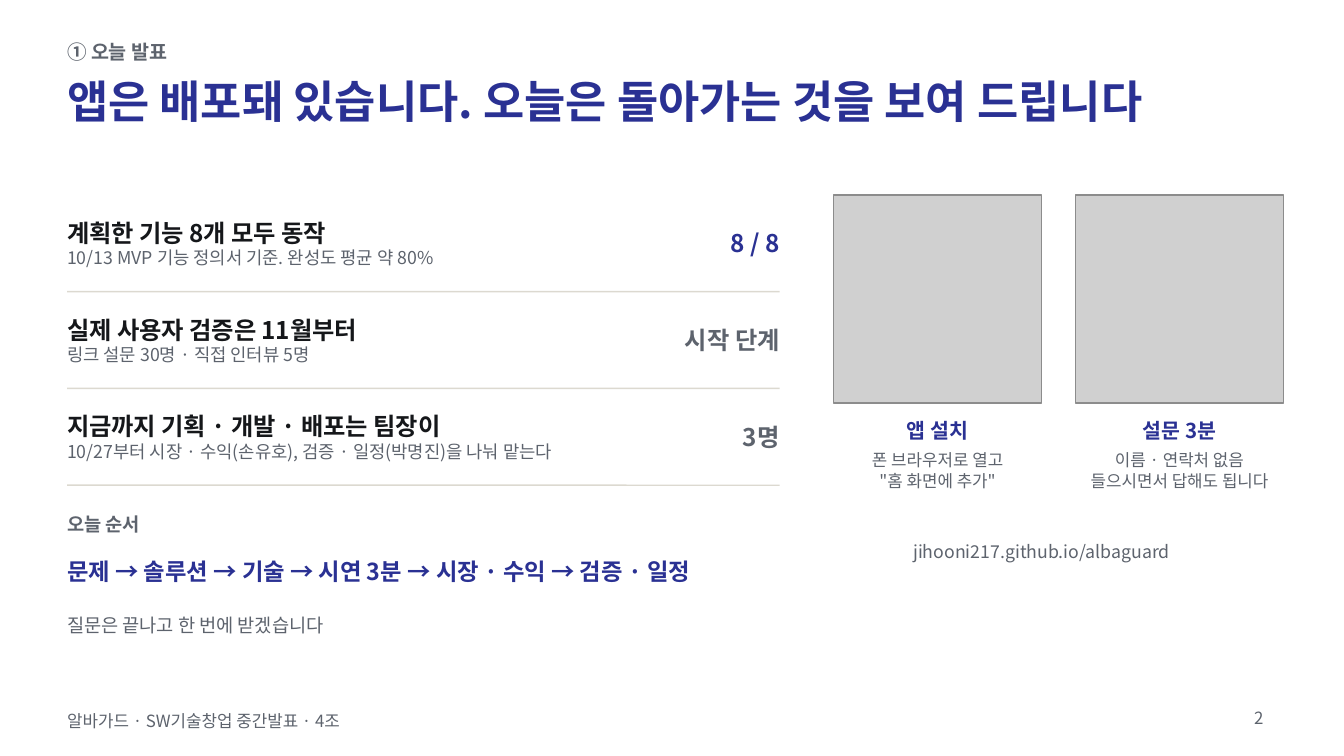
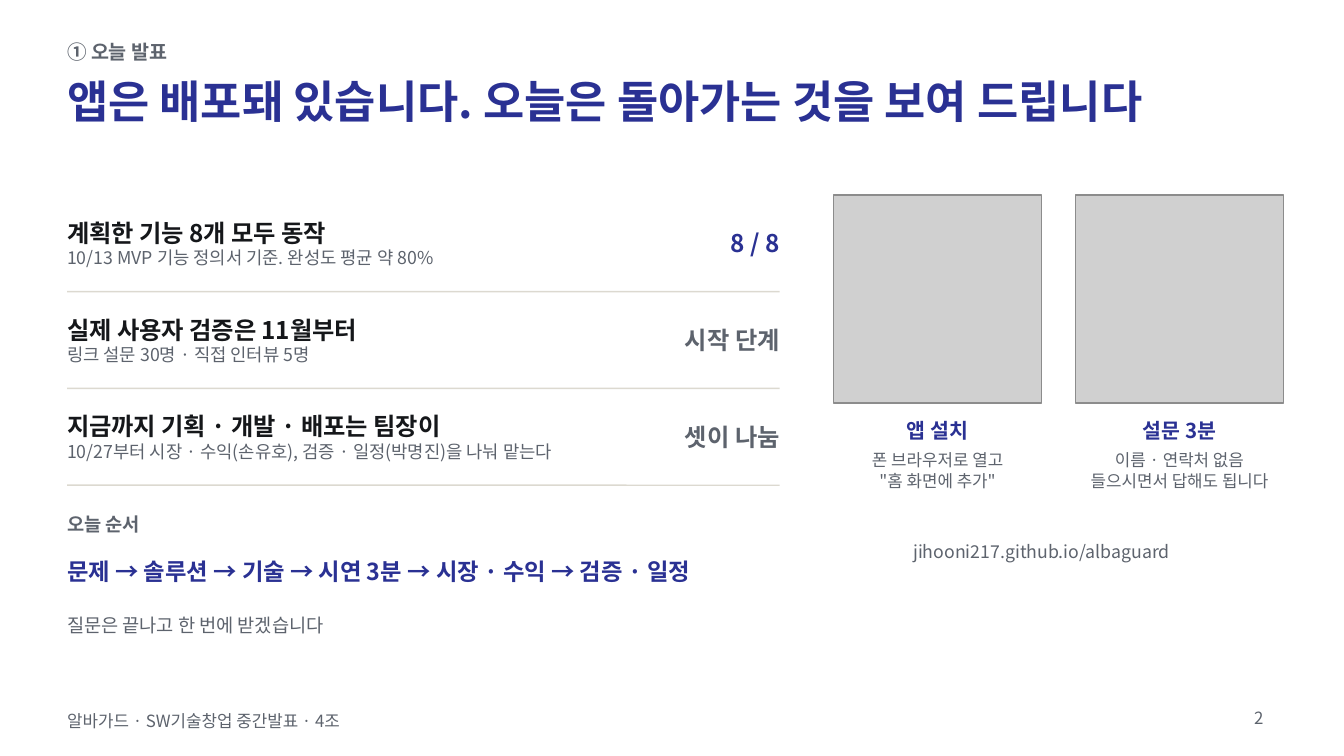
Before and after one commit to jihooni217/albaguard, a slide deck: slide 2 of docs/06_중간발표_PPT.pptx. Drawn at 1344x756 pixels with LibreOffice and Linux fonts; fonts in the diff are those of the drawing; grey boxes stand for pictures. Boxes give left, top, right and bottom in pixels: in the first picture for what was removed or moved away, otherwise in the second. Text is boxed around its words. In the diff, an @@ line names an element or a change of style, - is before the commit and + after.

```diff
--- a/docs/06_중간발표_PPT.pptx
+++ b/docs/06_중간발표_PPT.pptx
@@ text at (685,425,780,448): text changed @@
-3명
+셋이 나눔
```
Also in this commit, not shown: 3 other slides changed, 7 other files.
